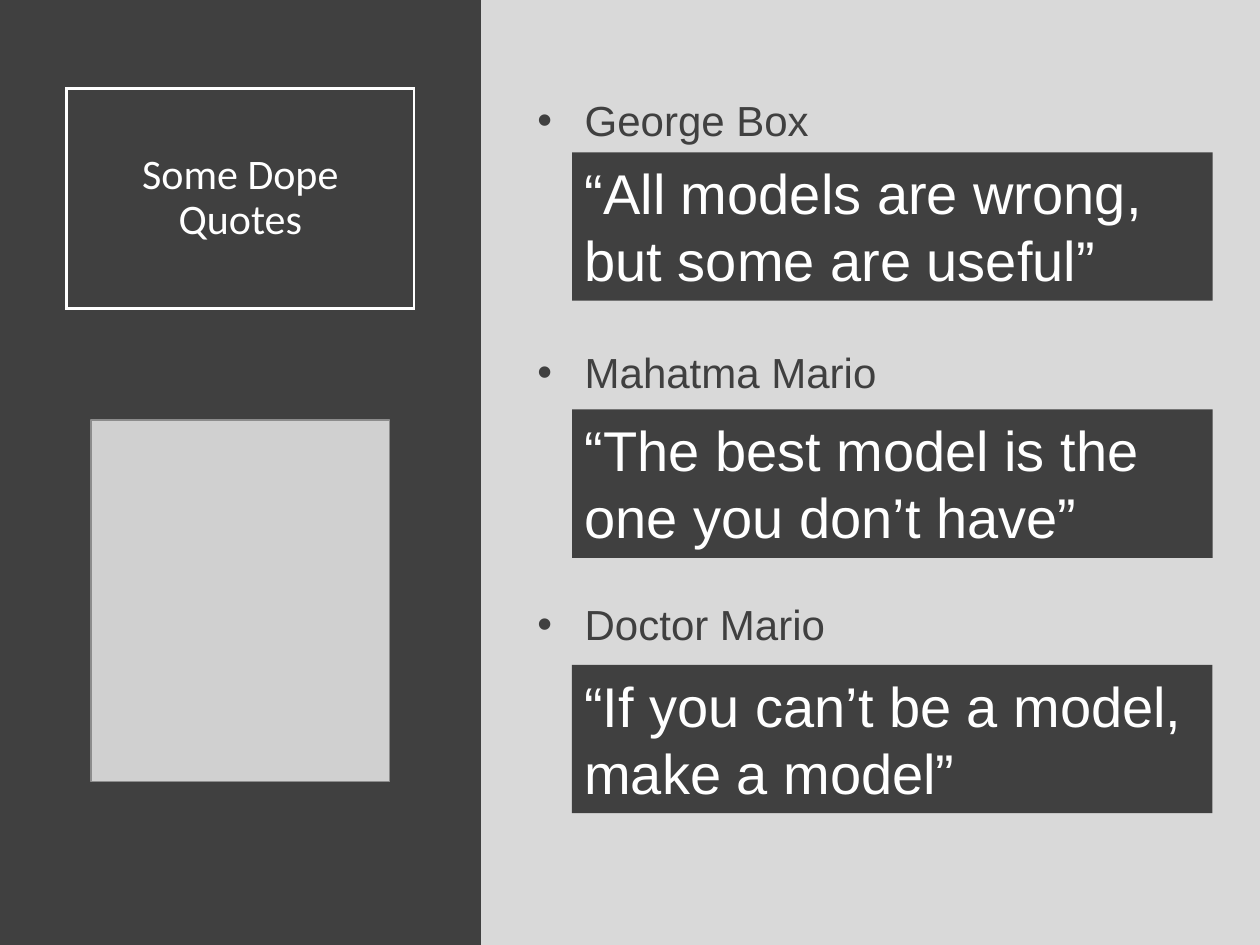
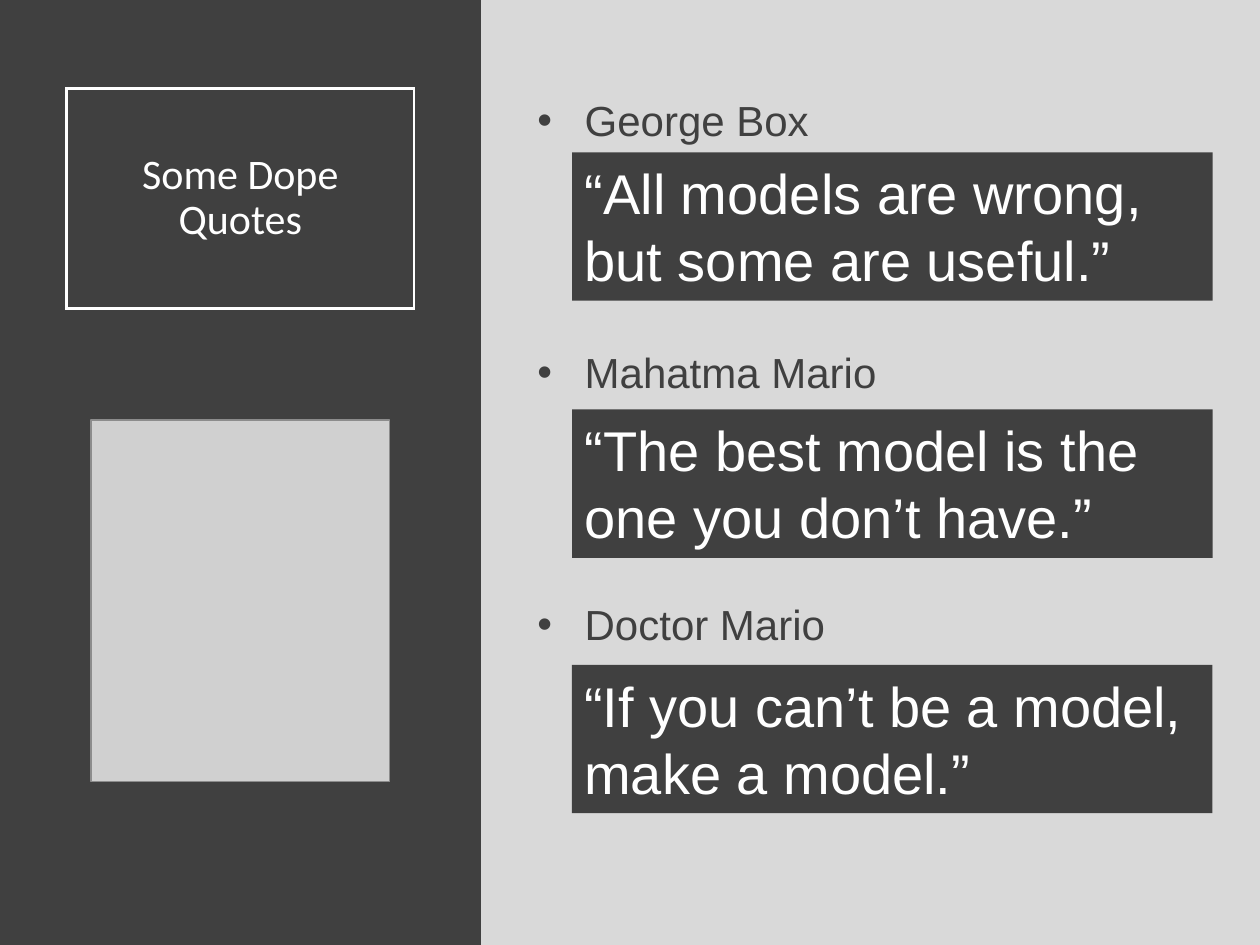
Before and after one commit to Yixf-Self/STOR320_WEBSITE, a slide deck: slide 2 of Lecture/Modeling 1/Modeling_1_Lecture.pptx. Drawn at 1260x945 pixels with LibreOffice and Linux fonts; fonts in the diff are those of the drawing; grey boxes stand for pictures. Boxes give left, top, right and bottom in pixels: in the first picture for what was removed or moved away, otherwise in the second. Text is boxed around its words. In the diff, an @@ line names an element or a change of style, - is before the commit and + after.

Commit message:
Modeling 1 Commit

```diff
--- a/Lecture/Modeling 1/Modeling_1_Lecture.pptx
+++ b/Lecture/Modeling 1/Modeling_1_Lecture.pptx
@@ text in rectangle at box(585, 173, 1141, 282): text changed @@
-“All models are wrong, but some are useful”
+“All models are wrong, but some are useful.”
@@ text in rectangle at box(585, 430, 1138, 549): text changed @@
-“The best model is the one you don’t have”
+“The best model is the one you don’t have.”
@@ text in rectangle at box(584, 686, 1181, 795): text changed @@
-“If you can’t be a model, make a model”
+“If you can’t be a model, make a model.”
```
Also in this commit, not shown: 1 other file.
